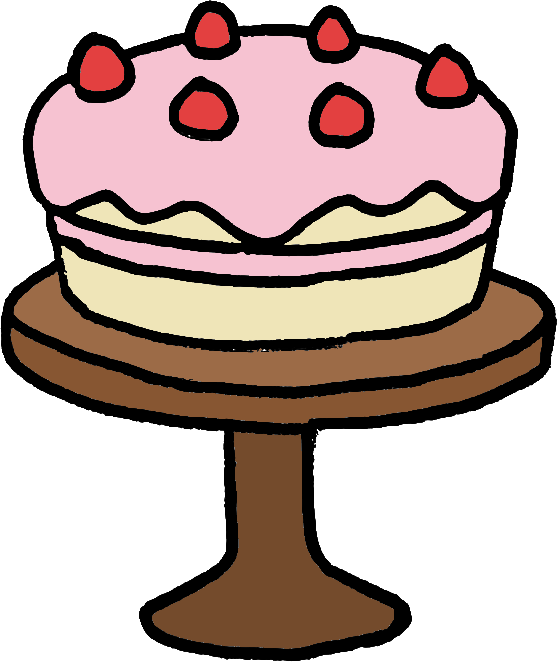
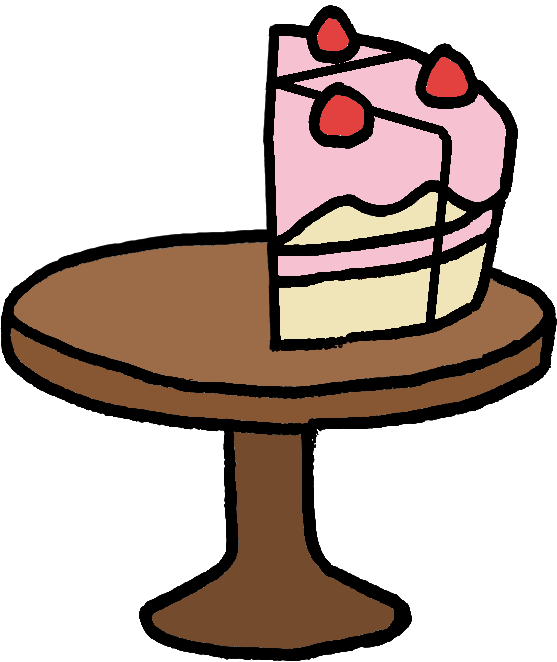
Layers edited between the first and the second (557, 662) image:
added layer "half" above "halfC" over [263, 19, 517, 352]
added layer "halfC" above "cakeCut" over [271, 19, 506, 340]
renamed "259970920_475072710992879_5928027101130349344_n.jpg" to "cake", hid it over [13, 0, 541, 424]
renamed "Layer" to "cakeC", hid it, painted on it over [13, 12, 541, 424]
added layer "table" above "tableC" over [13, 229, 541, 424]
added layer "tableC" over [13, 242, 541, 424]
